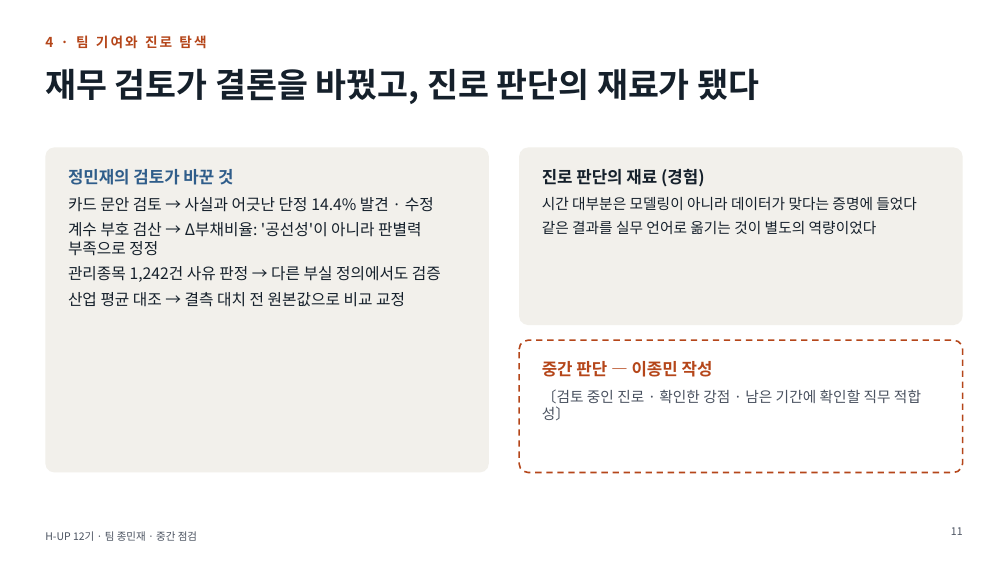
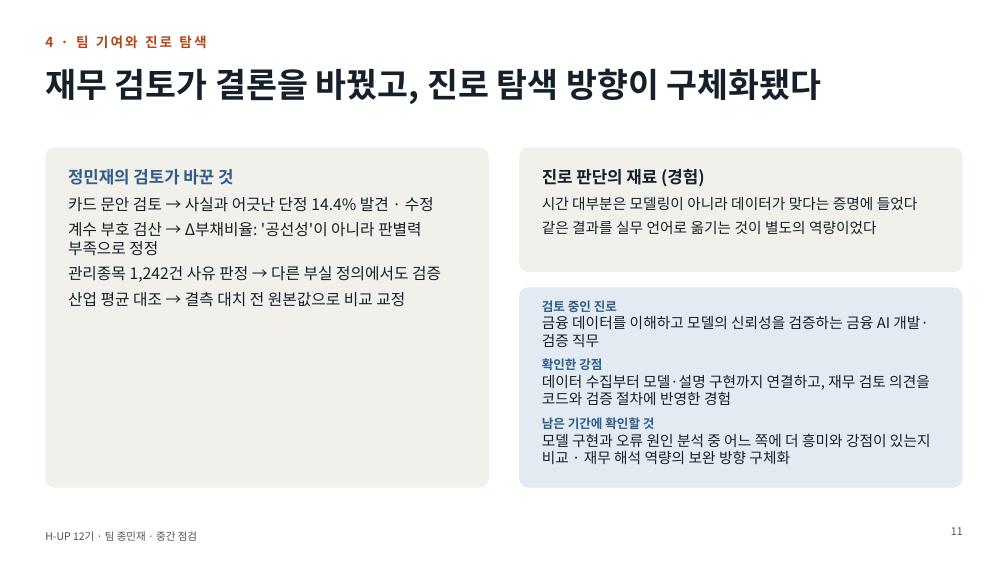
Before and after one commit to ejongmin/h-up-xai-project, a slide deck: slide 11 of 발표/중간점검_보고회.pptx. Drawn at 1008x567 pixels with LibreOffice and Linux fonts; fonts in the diff are those of the drawing. Boxes give left, top, right and bottom in pixels: in the first picture for what was removed or moved away, otherwise in the second. Text is boxed around its words. In the diff, an @@ line names an element or a change of style, - is before the commit and + after.

```diff
--- a/발표/중간점검_보고회.pptx
+++ b/발표/중간점검_보고회.pptx
@@ title at bbox=[45, 68, 822, 104]: text changed @@
-재무 검토가 결론을 바꿨고, 진로 판단의 재료가 됐다
+재무 검토가 결론을 바꿨고, 진로 탐색 방향이 구체화됐다
@@ rounded rectangle: place and size @@
-rounded rectangle at bbox=[45, 147, 489, 473]
+rounded rectangle at bbox=[45, 147, 489, 488]
@@ rounded rectangle at bbox=[45, 147, 489, 488]: proportions changed @@
@@ rounded rectangle at bbox=[520, 147, 963, 272]: proportions changed @@
@@ rounded rectangle: place and size @@
-rounded rectangle at bbox=[520, 147, 963, 325]
+rounded rectangle at bbox=[520, 147, 963, 272]
@@ rounded rectangle: place and size @@
-rounded rectangle at bbox=[520, 340, 963, 473]
+rounded rectangle at bbox=[520, 287, 963, 488]
@@ rounded rectangle at bbox=[520, 287, 963, 488]: fill #FFFFFF to #E3EAF2; outline #B5461A 1.5 pt dashed to none; proportions changed @@
@@ text at bbox=[542, 300, 931, 464]: text changed; text colour #4A5260 to #15202B @@
-중간 판단 — 이종민 작성
-〔검토 중인 진로 · 확인한 강점 · 남은 기간에 확인할 직무 적합성〕
+검토 중인 진로
+금융 데이터를 이해하고 모델의 신뢰성을 검증하는 금융 AI 개발·검증 직무
+확인한 강점
+데이터 수집부터 모델·설명 구현까지 연결하고, 재무 검토 의견을 코드와 검증 절차에 반영한 경험
+남은 기간에 확인할 것
+모델 구현과 오류 원인 분석 중 어느 쪽에 더 흥미와 강점이 있는지 비교 · 재무 해석 역량의 보완 방향 구체화
```
Also in this commit, not shown: 1 other file.
